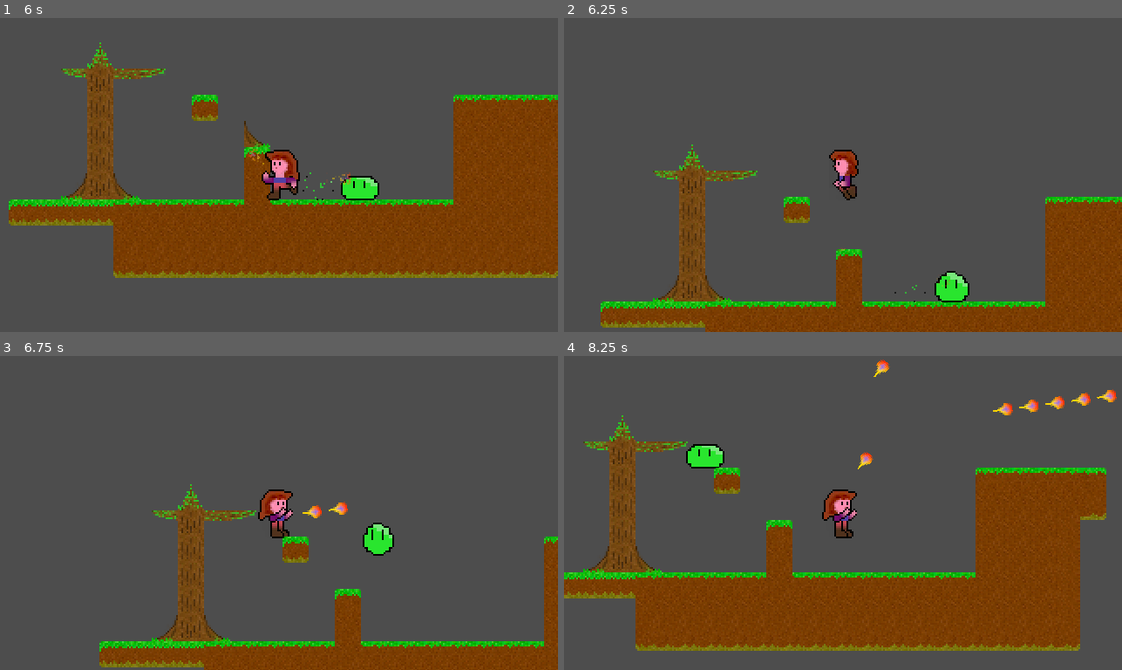
Above: before the commit, frames 1-4 (two rows, left to right).
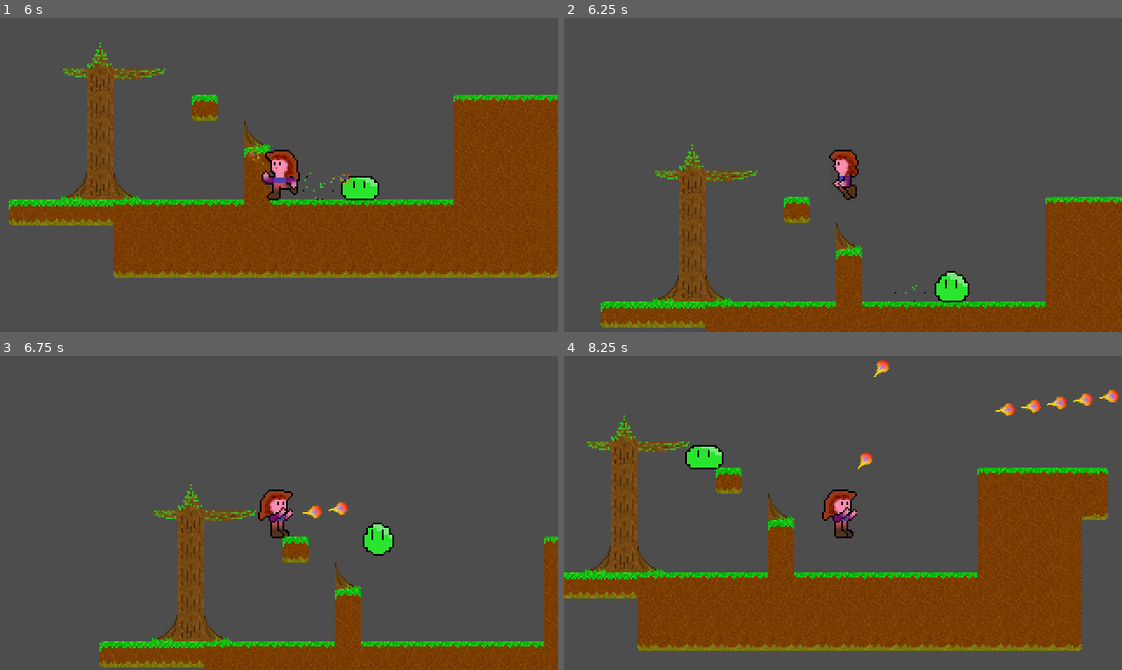
Above: after the commit, the same moments.

Repository: Teaching-myself-Godot/godot-zelia
Game: Godot game, scene res://game.tscn
Same seed, same stepped clock (60 frames per second), same inputs: the game is played once before the commit and once after it.
Inputs (mouse positions are in pixels of both pictures, inside the frame that each line leads up to):
- Up to frame 1 (6 s): move the mouse to (401, 159) at 0.52 s; press the mouse at (401, 159) at 0.53 s; hold D (Run right) 0.53-2.03 s; tap W (Jump) at 0.77, 1.52, 3.02, 3.77, 4.52 s; move the mouse to (167, 190) at 1.27 s; release the mouse at (167, 190) at 1.28 s; click (167, 190) at 1.35 s; move the mouse to (334, 105) at 2.02 s; press the mouse at (334, 105) at 2.03 s; hold A (Run left) 2.03-2.78 s; move the mouse to (251, 237) at 2.77 s; release the mouse at (251, 237) at 2.78 s; hold D (Run right) 2.78-4.28 s; click (251, 237) at 2.85 s; move the mouse to (446, 222) at 3.52 s; press the mouse at (446, 222) at 3.53 s; move the mouse to (111, 127) at 4.27 s; release the mouse at (111, 127) at 4.28 s; hold A (Run left) 4.28-5.03 s; click (111, 127) at 4.35 s; move the mouse to (306, 175) at 5.02 s; press the mouse at (306, 175) at 5.03 s; hold D (Run right) 5.03-5.78 s; move the mouse to (195, 96) at 5.77 s; release the mouse at (195, 96) at 5.78 s; hold A (Run left) from 5.78 s (still down); click (195, 96) at 5.85 s
- Up to frame 2 (6.25 s): keep holding A (Run left); tap W (Jump) at 6.02 s
- Up to frame 3 (6.75 s): keep holding A (Run left); move the mouse to (401, 497) at 6.52 s; press the mouse at (401, 497) at 6.53 s
- Up to frame 4 (8.25 s): tap W (Jump) at 6.77, 7.52 s; move the mouse to (731, 528) at 7.27 s; release A (Run left) at 7.28 s; release the mouse at (731, 528) at 7.28 s; hold D (Run right) from 7.28 s (still down); click (731, 528) at 7.35 s; move the mouse to (898, 443) at 8.02 s; press the mouse at (898, 443) at 8.03 s

Frame 1 is identical in both runs. In frame 2, 0.1% of the frame differs, in the area x 48-54%, y 65-74%; in frame 3, 0.1%; in frame 4, 4.3%, in the area x 0-100%, y 10-94%.

Commit message:
Adds cracked renditions code.

Diff:
--- a/game.tscn
+++ b/game.tscn
@@ -11,7 +11,6 @@
 [node name="BreakableTerrains" parent="." instance=ExtResource("2_jossf")]
 layer_0/tile_data = PackedInt32Array(131079, 262144, 1, 196617, 327682, 0)
 metadata/breakable = true
-metadata/hp = 1.0
 
 [node name="Terrains" parent="." instance=ExtResource("2_jossf")]
 layer_0/tile_data = PackedInt32Array(524304, 262144, 2, 458768, 65536, 65537, 393232, 262144, 0, 524303, 262144, 2, 458 …(1608 unchanged characters)…
--- a/texture_renditions.gd
+++ b/texture_renditions.gd
@@ -5,6 +5,13 @@
 
 var slime = preload("res://monsters/slime/green/5.png").get_image()
 var slime_dissipate : Array = []
+
+var crack_mask_0 = preload("res://surface_maps/crack-mask-0.png").get_image()
+var crack_mask_1 = preload("res://surface_maps/crack-mask-1.png").get_image()
+var crack_mask_2 = preload("res://surface_maps/crack-mask-2.png").get_image()
+var crack_mask_3 = preload("res://surface_maps/crack-mask-3.png").get_image()
+var crack_masks = [crack_mask_0, crack_mask_1, crack_mask_2, crack_mask_3]
+var cracked_rendition_map : Dictionary = {}
 
 func _ready():
 	slime_dissipate = get_dissipate_renditions(slime, 10, 2, 0.9)
@@ -42,3 +49,45 @@
 		src_rendition.copy_from(dst_rendition)
 	# return the list of amount renditions
 	return renditions
+
+func get_cracked_renditions(source_id: int, src_image : Image):
+	if source_id in cracked_rendition_map:
+		return cracked_rendition_map[source_id]
+	print("Assert single invocation for get_cracked_renditions:" + str(source_id))
+	# copy the source image into the rendition map
+	cracked_rendition_map[source_id] = [ImageTexture.create_from_image(src_image)]
+
+	# for each alpha mask we preloaded into the crack_masks array ...
+	for crack_mask in crack_masks:
+		# ... make a rendition with get_alpha_mask_rendition and add it to
+		# the dictionary using source_id as key
+		cracked_rendition_map[source_id].append(get_alpha_mask_rendition(src_image, crack_mask))
+	# of course return the dictionary
+	return cracked_rendition_map[source_id]
+
+func get_alpha_mask_rendition(src_image : Image, alpha_map : Image):
+	# create a destination image with the same properties as the source image
+	var dst_rendition = Image.create(src_image.get_width(), src_image.get_height(), false, src_image.get_format())
+
+	# loop through all the pixels in the source image
+	for x in range(src_image.get_width()):
+		for y in range(src_image.get_height()):
+
+			# Get the original color
+			var src_color = src_image.get_pixel(x, y)
+
+			# Get the color representing the amount of transparency to draw
+			var alpha_color = alpha_map.get_pixel(x, y)
+
+			# Calculate how much transparency this should be, by inverting
+			# the alpha-amount of the mask's color
+			var dest_alpha = 1.0 - alpha_color.a if 1.0 - alpha_color.a > 0.0 else 0.0
+
+			# draw a pixel to the destination image based on the source pixel
+			# and set the alpha to the lowest of these 2 alpha values:
+			#  1. dest_alpha
+			#  2. the alpha of the source pixel
+			dst_rendition.set_pixel(x, y, Color(src_color.r, src_color.g, src_color.b, min(src_color.a, dest_alpha)))
+
+	# return the destination image as an ImageTexture object
+	return ImageTexture.create_from_image(dst_rendition)
